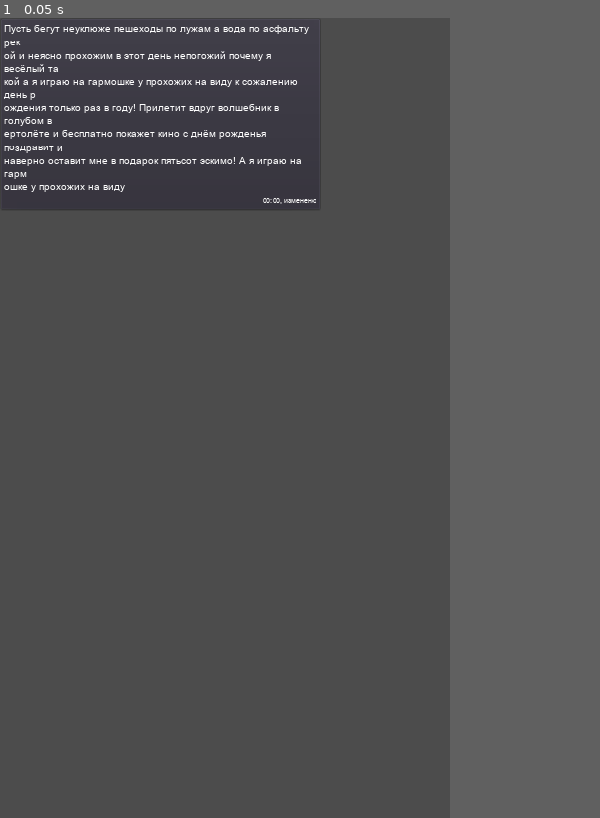
Above: before the commit, frame 1.
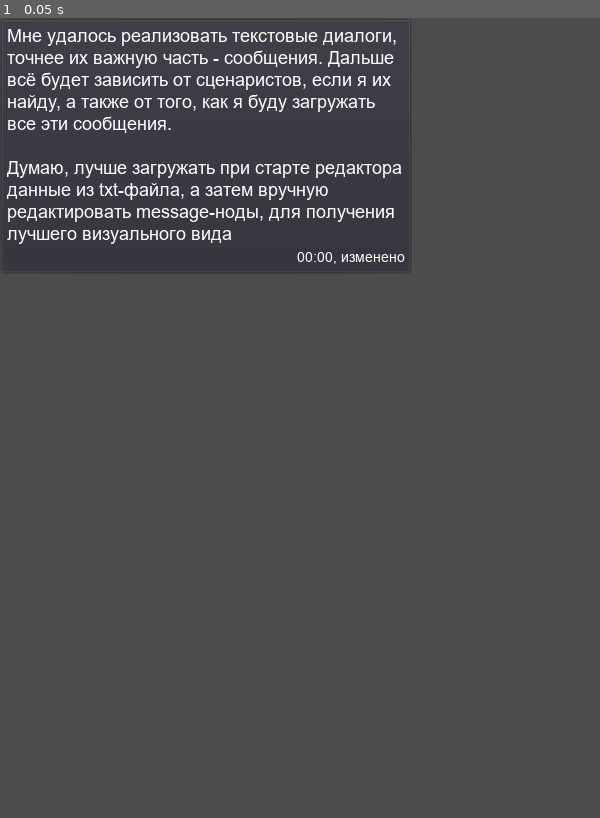
Above: after the commit, the same moment.

Repository: LeshaLukash/The-Chat-Prototype
Game: Godot game, scene res://message.tscn
Two runs of this game, one before a commit and one after it. Both use one fixed random seed, a clock stepped at 60 frames per second and the inputs below.
Inputs:
- Up to frame 1 (0.05 s): no input
The window is 450x800 before the commit and 600x800 after it. Grey fills any space a smaller window leaves; there, only what the larger window draws over its background counts as a difference.

The runs differ from the first frame. In frame 1, 4.5% of the frame differs, in the area x 0-68%, y 0-31%.
Error before the commit: Invalid call. Nonexistent function 'search' in base 'Nil'. (res://message.gd:59)

Commit message:
Message
Добавил поддержку пословного переноса строк - теперь сообщения читаются намного легче!
БАГ: если задать очень длинную строку, которая, при делении на пополам, образует 2 одинаковые подстроки - приложение крашнет. Решение - избегать длинных полуповторяющихся строк при наборе сообщений

Diff:
--- a/fonts/arial.tres
+++ b/fonts/arial.tres
@@ -3,4 +3,5 @@
 [ext_resource path="res://fonts/arial.ttf" type="DynamicFontData" id=1]
 
 [resource]
+size = 18
 font_data = ExtResource( 1 )
--- a/fonts/arial_time.tres
+++ b/fonts/arial_time.tres
@@ -3,5 +3,5 @@
 [ext_resource path="res://fonts/arial.ttf" type="DynamicFontData" id=1]
 
 [resource]
-size = 12
+size = 14
 font_data = ExtResource( 1 )
--- a/message.gd
+++ b/message.gd
@@ -4,22 +4,16 @@
 # СООБЩЕНИЕ
 # Облачко с текстом сообщения
 
-const MESSAGE_MIN_SIZE_EMPTY := Vector2(51, 54)			# Мин. размер пустого сообщения без пометки
-const MESSAGE_MIN_SIZE_EDITED_EMPTY := Vector2(109, 54)	# Мин. размер пустого сообщения с пометкой
-const STRING_MAX_LENGTH := 500
+const MESSAGE_MIN_SIZE_EMPTY := Vector2(54, 58)			# Мин. размер пустого сообщения без пометки
+const MESSAGE_MIN_SIZE_EDITED_EMPTY := Vector2(122, 58)	# Мин. размер пустого сообщения с пометкой
+const STRING_MAX_LENGTH := 400
 const PANEL_ALIGN := 14
 
 export (DynamicFont) var message_font = preload("res://fonts/arial.tres")
-export (String, MULTILINE) var message_text = "Пусть бегут неуклюже пешеходы по лужам а вода по асфальту рекой и неясно прохожим в этот день непогожий почему я весёлый такой а я играю на гармошке у прохожих на виду к сожалению день рождения только раз в году! Прилетит вдруг волшебник в голубом вертолёте и бесплатно покажет кино с днём рожденья поздравит и наверно оставит мне в подарок пятьсот эскимо! А я играю на гармошке у прохожих на виду" setget set_message_text		# Текст сообщения
+export (DynamicFont) var message_time_font = preload("res://fonts/arial_time.tres")
+export (String, MULTILINE) var message_text setget set_message_text		# Текст сообщения
 export (String) var message_time = "00:00" setget set_message_time		# Время отправки
 export (bool) var is_edited = false setget set_edited	# Пометка сообщения "изменено"
-
-onready var regex := RegEx.new()
-
-
-func _ready():
-	regex.compile("\\s+(\\S+)$")
-
 
 # Обновить текст/время сообщения, его размеры
 func update_message() -> void:
@@ -41,7 +35,6 @@
 	else:
 		# rect_size.y не трогаем, т.к. его размеры меняет сам RichTextLabel
 		rect_size.x = get_string_pixel_length(get_longest_text_line(message_text)) + PANEL_ALIGN
-
 	# Записываем текст и время в поле сообщения
 	$Text.bbcode_text = message_text + time_tags_start + time_formatted + time_tags_end
 
@@ -53,11 +46,19 @@
 
 # Вычленяем из длинной строки подстроку, после которой нужно поставить перенос
 func find_break_pos_substr(line: String) -> String:
-	var result: String = line
+	var result: String = ""
+	var line_split = line.split(" ")
+	var i := 0
 
-	while get_string_pixel_length(result) > STRING_MAX_LENGTH:
-		print(regex.search(result).get_string())
-		result = result.substr(0, result.length() - 1)
+	if get_string_pixel_length(line_split[i]) > STRING_MAX_LENGTH:
+		result = line_split[i]
+		while get_string_pixel_length(result) > STRING_MAX_LENGTH:
+			result = result.substr(0, result.length() - 1)
+	else:
+		while get_string_pixel_length(result + line_split[i]) <= STRING_MAX_LENGTH:
+			result += line_split[i] + " "
+			i += 1
+
 	return result
 
 
@@ -94,15 +95,16 @@
 		else:
 			test_line = text.substr(prev_line_break_pos, substr_length) # Возвращается строка, не включающая последний символ номером substr_length!
 
-		if longest_line.length() < test_line.length():
+		if longest_line.length() <= test_line.length():
 			longest_line = test_line
 
 		prev_line_break_pos = next_line_break_pos + 1 	# на единицу больше, т.к. next_line_break_pos хотим искать мимо предыдущего prev_line_break_pos
 														# иначе при поиске будет находить сноску под номером prev_line_break_pos
+	print("longest line: " + longest_line)
 	return longest_line
 
 
-# Удалить в начале строк пробелы, возникшие после её переноса
+# Удалить по краям строк пробелы, возникшие после её переноса
 func clean_start_spaces(text: String) -> String:
 	var prev_line_break_pos := 0	# Номер предыдущего переноса
 	var next_line_break_pos := 0	# Номер следующего переноса
@@ -122,8 +124,9 @@
 		prev_line_break_pos = next_line_break_pos + 1 	# на единицу больше, т.к. next_line_break_pos хотим искать мимо предыдущего prev_line_break_pos
 														# иначе при поиске будет находить сноску под номером prev_line_break_pos
 
-		# Удаляем в начале каждой строки пробел, если он есть
-		cleaned_line = test_line.trim_prefix(' ')
+		# Удаляем по краям каждой строки пробелы, если они есть
+		cleaned_line = test_line.trim_prefix(" ")
+		cleaned_line = cleaned_line.trim_suffix(" ")
 		text = text.replace(test_line, cleaned_line)
 	return text
 
@@ -131,8 +134,9 @@
 func set_message_text(value: String):
 	# Расстановка переносов в строках, превышающих максимальную длину
 	while is_containing_too_long_lines(value):
+		var string_to_break: String = find_break_pos_substr(get_longest_text_line(value))
 		# Позиция, куда ставить перенос = начало строки, где нужен перенос + её длина
-		var pos_inser_break: int = value.find(find_break_pos_substr(get_longest_text_line(value))) + find_break_pos_substr(get_longest_text_line(value)).length()
+		var pos_inser_break: int = value.find(string_to_break) + string_to_break.length()
 		value = value.insert(pos_inser_break, '\n')
 
 	message_text = clean_start_spaces(value)
--- a/message.tscn
+++ b/message.tscn
@@ -4,44 +4,53 @@
 [ext_resource path="res://message.gd" type="Script" id=2]
 
 [node name="Message" type="PanelContainer"]
-margin_right = 514.0
-margin_bottom = 174.0
-rect_min_size = Vector2( 109, 54 )
+margin_right = 412.0
+margin_bottom = 256.0
+rect_min_size = Vector2( 122, 58 )
 size_flags_horizontal = 0
 theme = ExtResource( 1 )
 script = ExtResource( 2 )
-message_text = "Пусть бегут неуклюже пешеходы по лужам а вода по асфальту рек
-ой и неясно прохожим в этот день непогожий почему я весёлый та
-кой а я играю на гармошке у прохожих на виду к сожалению день р
-ождения только раз в году! Прилетит вдруг волшебник в голубом в
-ертолёте и бесплатно покажет кино с днём рожденья поздравит и
-наверно оставит мне в подарок пятьсот эскимо! А я играю на гарм
-ошке у прохожих на виду"
+message_text = "Мне удалось реализовать текстовые диалоги,
+точнее их важную часть - сообщения. Дальше
+всё будет зависить от сценаристов, если я их
+найду, а также от того, как я буду загружать
+все эти сообщения.
+
+Думаю, лучше загружать при старте редактора
+данные из txt-файла, а затем вручную
+редактировать message-ноды, для получения
+лучшего визуального вида"
 is_edited = true
 
 [node name="Text" type="RichTextLabel" parent="."]
 margin_left = 7.0
 margin_top = 7.0
-margin_right = 507.0
-margin_bottom = 167.0
-rect_min_size = Vector2( 37, 40 )
+margin_right = 405.0
+margin_bottom = 249.0
+rect_min_size = Vector2( 40, 44 )
 rect_clip_content = false
 focus_mode = 2
 bbcode_enabled = true
-bbcode_text = "Пусть бегут неуклюже пешеходы по лужам а вода по асфальту рек
-ой и неясно прохожим в этот день непогожий почему я весёлый та
-кой а я играю на гармошке у прохожих на виду к сожалению день р
-ождения только раз в году! Прилетит вдруг волшебник в голубом в
-ертолёте и бесплатно покажет кино с днём рожденья поздравит и
-наверно оставит мне в подарок пятьсот эскимо! А я играю на гарм
-ошке у прохожих на виду[right][font=fonts/arial_time.tres]00:00, изменено[/font][/right]"
-text = "Пусть бегут неуклюже пешеходы по лужам а вода по асфальту рек
-ой и неясно прохожим в этот день непогожий почему я весёлый та
-кой а я играю на гармошке у прохожих на виду к сожалению день р
-ождения только раз в году! Прилетит вдруг волшебник в голубом в
-ертолёте и бесплатно покажет кино с днём рожденья поздравит и
-наверно оставит мне в подарок пятьсот эскимо! А я играю на гарм
-ошке у прохожих на виду00:00, изменено"
+bbcode_text = "Мне удалось реализовать текстовые диалоги,
+точнее их важную часть - сообщения. Дальше
+всё будет зависить от сценаристов, если я их
+найду, а также от того, как я буду загружать
+все эти сообщения.
+
+Думаю, лучше загружать при старте редактора
+данные из txt-файла, а затем вручную
+редактировать message-ноды, для получения
+лучшего визуального вида[right][font=fonts/arial_time.tres]00:00, изменено[/font][/right]"
+text = "Мне удалось реализовать текстовые диалоги,
+точнее их важную часть - сообщения. Дальше
+всё будет зависить от сценаристов, если я их
+найду, а также от того, как я буду загружать
+все эти сообщения.
+
+Думаю, лучше загружать при старте редактора
+данные из txt-файла, а затем вручную
+редактировать message-ноды, для получения
+лучшего визуального вида00:00, изменено"
 fit_content_height = true
 scroll_active = false
 selection_enabled = true
--- a/project.godot
+++ b/project.godot
@@ -16,11 +16,8 @@
 
 [display]
 
-window/size/width=720
-window/size/height=1280
-window/size/resizable=false
-window/size/test_width=600
-window/size/test_height=600
+window/size/width=600
+window/size/height=800
 window/stretch/mode="2d"
 window/stretch/aspect="keep_width"
 
